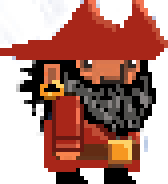
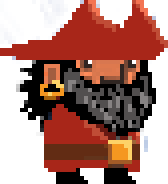
Before/after of a 168px x 184px layered artwork. What changed in the layer stack:
painted on "Layer 3" over [20, 64, 84, 160]
